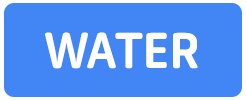
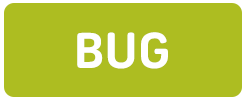
Before/after of a 246x100 layered artwork. What changed in the layer stack:
hid group "Water" (2 layers) over (4, 3, 242, 97)
showed group "Bug" (2 layers) over (4, 3, 242, 97)
